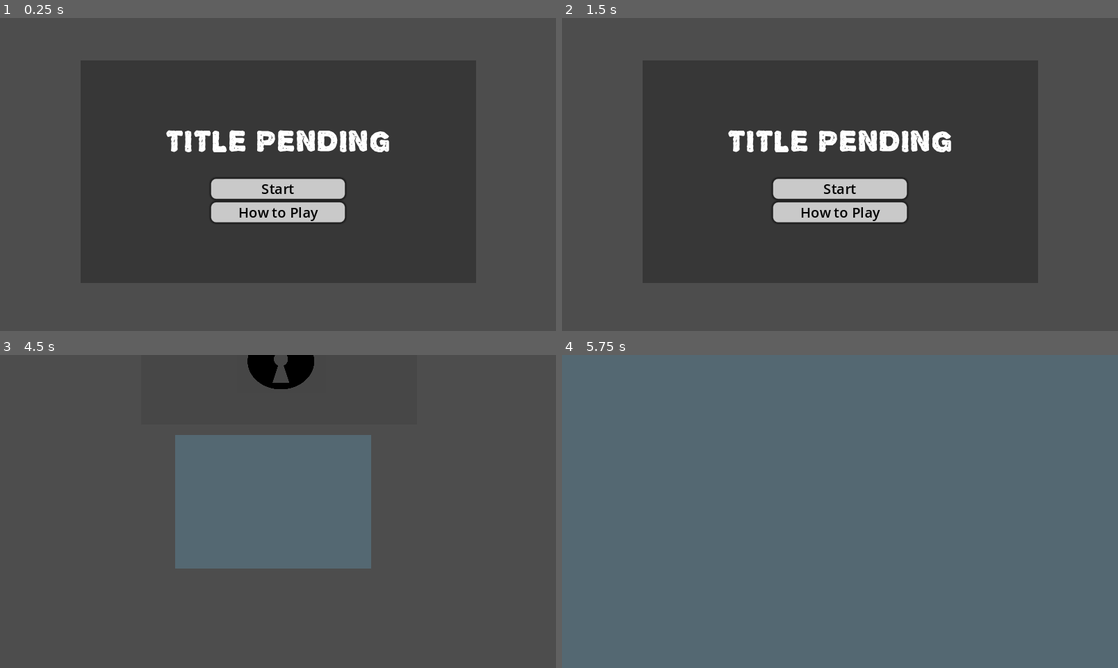
Above: before the commit, frames 1-4 (two rows, left to right).
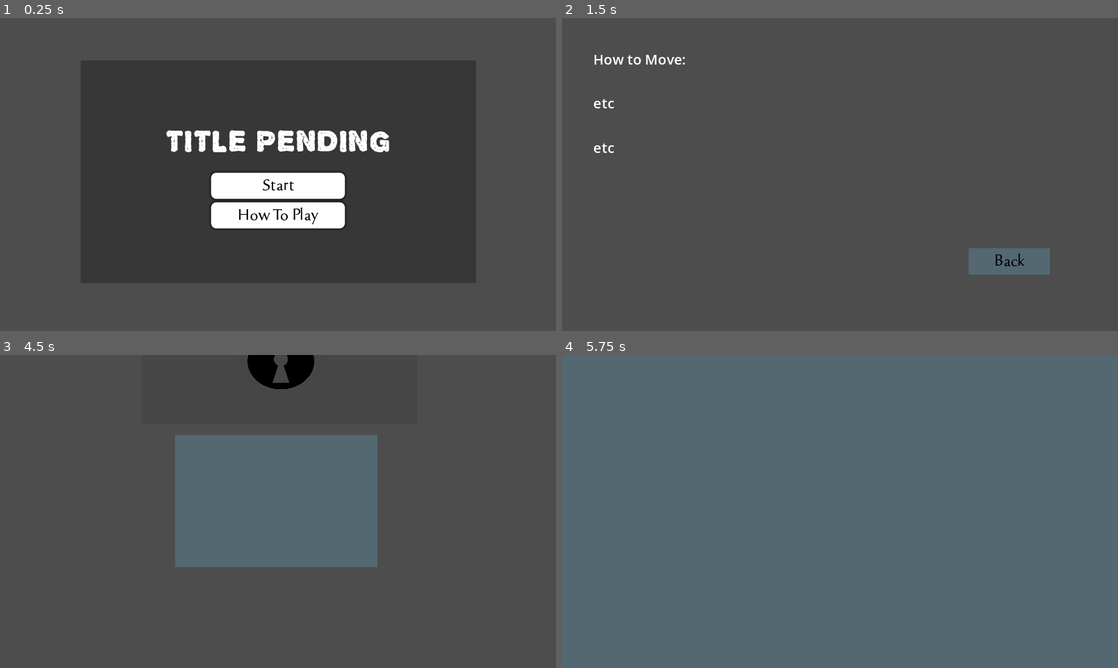
Above: after the commit, the same moments.

Repository: Magnus-Mage/GMTK-2024-Rythm
Game: Godot game, scene res://TitleScreen/menu2.tscn
Same seed, same stepped clock (60 frames per second), same inputs: the game is played once before the commit and once after it. This scene is started directly instead of the project's main scene. Sound files missing from this copy of the repository are replaced by a short silence.
Inputs (mouse positions are in pixels of both pictures, inside the frame that each line leads up to):
- Up to frame 1 (0.25 s): no input
- Up to frame 2 (1.5 s): click "How to Play" (after the commit: "How To Play") at 0.5 s; click "Back" at 1.25 s
- Up to frame 3 (4.5 s): click "Start" at 2 s; click (278, 423) at 2.75 s; click (278, 505) at 3.5 s; click (278, 589) at 4.25 s
- Up to frame 4 (5.75 s): tap Enter at 5 s; move the mouse to (962, 495) at 5.02 s; press the mouse at (962, 495) at 5.03 s; hold D (right) from 5.03 s (still down)

The runs differ from the first frame. In frame 1, 4.0% of the frame differs, in the area x 37-63%, y 49-68%; in frame 2, 7.0%, in the area x 5-88%, y 11-82%; in frame 3, 0.6%; in frame 4, nothing differs.

Commit message:
Polished menu with sounds
also connected it to test_level scene

Diff:
--- a/TitleScreen/how_to.gd
+++ b/TitleScreen/how_to.gd
@@ -1,4 +1,5 @@
 extends Control
 
 func _on_back_pressed():
+	await get_tree().create_timer(0.3).timeout
 	get_tree().change_scene_to_file("res://TitleScreen/menu2.tscn")
--- a/TitleScreen/how_to.tscn
+++ b/TitleScreen/how_to.tscn
@@ -1,32 +1,22 @@
-[gd_scene load_steps=6 format=3 uid="uid://bk7ck3546dx1c"]
+[gd_scene load_steps=7 format=3 uid="uid://bk7ck3546dx1c"]
 
 [ext_resource type="Script" path="res://TitleScreen/how_to.gd" id="1_0g78i"]
+[ext_resource type="PackedScene" uid="uid://b7c7gsdx2rkjm" path="res://Utility/basic_button.tscn" id="2_8x6f2"]
 
-[sub_resource type="StyleBoxFlat" id="StyleBoxFlat_27nvp"]
-bg_color = Color(0.786347, 0.786347, 0.786347, 1)
+[sub_resource type="StyleBoxFlat" id="StyleBoxFlat_il1ek"]
+bg_color = Color(1, 1, 1, 1)
 corner_radius_top_left = 6
 corner_radius_top_right = 6
 corner_radius_bottom_right = 6
 corner_radius_bottom_left = 6
-shadow_size = 3
 
-[sub_resource type="StyleBoxFlat" id="StyleBoxFlat_te5ui"]
-bg_color = Color(0.612982, 0.758165, 0.75829, 1)
-corner_radius_top_left = 6
-corner_radius_top_right = 6
-corner_radius_bottom_right = 6
-corner_radius_bottom_left = 6
-shadow_size = 3
+[sub_resource type="StyleBoxFlat" id="StyleBoxFlat_tpiy5"]
+bg_color = Color(0.384314, 0.623529, 0.737255, 0.337255)
 
-[sub_resource type="StyleBoxFlat" id="StyleBoxFlat_i4ffp"]
-bg_color = Color(0.327374, 0.528877, 0.662333, 1)
-corner_radius_top_left = 6
-corner_radius_top_right = 6
-corner_radius_bottom_right = 6
-corner_radius_bottom_left = 6
-shadow_size = 3
+[sub_resource type="StyleBoxFlat" id="StyleBoxFlat_fcjgu"]
+bg_color = Color(0.258382, 0.450762, 0.788749, 0.627451)
 
-[sub_resource type="StyleBoxEmpty" id="StyleBoxEmpty_5k6fq"]
+[sub_resource type="StyleBoxEmpty" id="StyleBoxEmpty_n58n6"]
 
 [node name="HowTo" type="Control"]
 layout_mode = 3
@@ -47,20 +37,20 @@
 
 etc"
 
-[node name="Back" type="Button" parent="."]
-offset_left = 486.0
-offset_top = 287.0
-offset_right = 578.0
-offset_bottom = 310.0
+[node name="Back" parent="." instance=ExtResource("2_8x6f2")]
+layout_mode = 0
+offset_left = 468.0
+offset_top = 265.0
+offset_right = 562.0
+offset_bottom = 295.0
 theme_override_colors/font_color = Color(0, 0, 0, 1)
 theme_override_colors/font_pressed_color = Color(0, 0, 0, 1)
 theme_override_colors/font_hover_color = Color(0, 0, 0, 1)
 theme_override_colors/font_focus_color = Color(0, 0, 0, 1)
-theme_override_styles/normal = SubResource("StyleBoxFlat_27nvp")
-theme_override_styles/hover = SubResource("StyleBoxFlat_te5ui")
-theme_override_styles/pressed = SubResource("StyleBoxFlat_i4ffp")
-theme_override_styles/focus = SubResource("StyleBoxEmpty_5k6fq")
-text = "Back
-"
+theme_override_styles/normal = SubResource("StyleBoxFlat_il1ek")
+theme_override_styles/hover = SubResource("StyleBoxFlat_tpiy5")
+theme_override_styles/pressed = SubResource("StyleBoxFlat_fcjgu")
+theme_override_styles/focus = SubResource("StyleBoxEmpty_n58n6")
+text = "Back"
 
 [connection signal="pressed" from="Back" to="." method="_on_back_pressed"]
--- a/TitleScreen/level_select.tscn
+++ b/TitleScreen/level_select.tscn
@@ -2,8 +2,9 @@
 
 [ext_resource type="Script" path="res://TitleScreen/level_select.gd" id="1_katoa"]
 [ext_resource type="Texture2D" uid="uid://ch3tvsahqhw4n" path="res://TitleScreen/padlock (1).png" id="1_sf0oy"]
+[ext_resource type="PackedScene" uid="uid://b7c7gsdx2rkjm" path="res://Utility/basic_button.tscn" id="3_vmsmw"]
 
-[sub_resource type="StyleBoxEmpty" id="StyleBoxEmpty_0j33y"]
+[sub_resource type="StyleBoxEmpty" id="StyleBoxEmpty_0jugu"]
 
 [sub_resource type="StyleBoxFlat" id="StyleBoxFlat_7hfsq"]
 bg_color = Color(0.384314, 0.623529, 0.737255, 0.337255)
@@ -11,9 +12,7 @@
 [sub_resource type="StyleBoxFlat" id="StyleBoxFlat_t0102"]
 bg_color = Color(0.258382, 0.450762, 0.788749, 0.627451)
 
-[sub_resource type="StyleBoxEmpty" id="StyleBoxEmpty_cr1po"]
-
-[sub_resource type="StyleBoxEmpty" id="StyleBoxEmpty_w2ljs"]
+[sub_resource type="StyleBoxEmpty" id="StyleBoxEmpty_mud7j"]
 
 [node name="LevelSelect" type="Control"]
 layout_mode = 3
@@ -24,83 +23,66 @@
 grow_vertical = 2
 script = ExtResource("1_katoa")
 
-[node name="ButtonLv3" type="Button" parent="."]
-layout_mode = 1
-anchors_preset = 8
-anchor_left = 0.5
-anchor_top = 0.5
-anchor_right = 0.5
-anchor_bottom = 0.5
-offset_left = -52.0
-offset_top = -142.0
-offset_right = 52.0
-offset_bottom = -58.0
-grow_horizontal = 2
-grow_vertical = 2
-theme_override_styles/normal = SubResource("StyleBoxEmpty_0j33y")
+[node name="ButtonLv3" parent="." instance=ExtResource("3_vmsmw")]
+layout_mode = 0
+offset_left = 269.0
+offset_top = 40.0
+offset_right = 374.0
+offset_bottom = 121.0
+theme_override_styles/normal = SubResource("StyleBoxEmpty_0jugu")
 theme_override_styles/hover = SubResource("StyleBoxFlat_7hfsq")
 theme_override_styles/pressed = SubResource("StyleBoxFlat_t0102")
-theme_override_styles/focus = SubResource("StyleBoxEmpty_cr1po")
+theme_override_styles/focus = SubResource("StyleBoxEmpty_mud7j")
+text = ""
 
 [node name="ColorRect3" type="ColorRect" parent="ButtonLv3"]
 layout_mode = 0
-offset_right = 105.0
-offset_bottom = 84.0
+offset_left = -1.0
+offset_top = -2.0
+offset_right = 104.0
+offset_bottom = 82.0
 color = Color(0.270588, 0.270588, 0.270588, 0.678431)
 
 [node name="Sprite3" type="Sprite2D" parent="ButtonLv3"]
-position = Vector2(54, 41)
+position = Vector2(53, 39)
 scale = Vector2(0.0898438, 0.0898438)
 texture = ExtResource("1_sf0oy")
 
-[node name="ButtonLv2" type="Button" parent="."]
-layout_mode = 1
-anchors_preset = 8
-anchor_left = 0.5
-anchor_top = 0.5
-anchor_right = 0.5
-anchor_bottom = 0.5
-offset_left = -82.0
-offset_top = -54.0
-offset_right = 86.0
-offset_bottom = 43.0
-grow_horizontal = 2
-grow_vertical = 2
-theme_override_styles/normal = SubResource("StyleBoxEmpty_w2ljs")
+[node name="ButtonLv2" parent="." instance=ExtResource("3_vmsmw")]
+layout_mode = 0
+offset_left = 236.0
+offset_top = 125.0
+offset_right = 408.0
+offset_bottom = 223.0
+theme_override_styles/normal = SubResource("StyleBoxEmpty_0jugu")
 theme_override_styles/hover = SubResource("StyleBoxFlat_7hfsq")
 theme_override_styles/pressed = SubResource("StyleBoxFlat_t0102")
-theme_override_styles/focus = SubResource("StyleBoxEmpty_cr1po")
+theme_override_styles/focus = SubResource("StyleBoxEmpty_mud7j")
+text = ""
 
 [node name="ColorRect2" type="ColorRect" parent="ButtonLv2"]
 layout_mode = 0
-offset_left = 1.0
-offset_top = -1.0
-offset_right = 170.0
-offset_bottom = 97.0
+offset_left = 3.0
+offset_right = 172.0
+offset_bottom = 98.0
 color = Color(0.270588, 0.270588, 0.270588, 0.678431)
 
 [node name="Sprite2" type="Sprite2D" parent="ButtonLv2"]
-position = Vector2(87, 50)
+position = Vector2(89, 51)
 scale = Vector2(0.106445, 0.106445)
 texture = ExtResource("1_sf0oy")
 
-[node name="ButtonLv1" type="Button" parent="."]
-layout_mode = 1
-anchors_preset = 8
-anchor_left = 0.5
-anchor_top = 0.5
-anchor_right = 0.5
-anchor_bottom = 0.5
-offset_left = -60.0
-offset_top = 49.0
-offset_right = 60.0
-offset_bottom = 131.0
-grow_horizontal = 2
-grow_vertical = 2
-theme_override_styles/normal = SubResource("StyleBoxEmpty_0j33y")
+[node name="ButtonLv1" parent="." instance=ExtResource("3_vmsmw")]
+layout_mode = 0
+offset_left = 260.0
+offset_top = 229.0
+offset_right = 384.0
+offset_bottom = 310.0
+theme_override_styles/normal = SubResource("StyleBoxEmpty_0jugu")
 theme_override_styles/hover = SubResource("StyleBoxFlat_7hfsq")
 theme_override_styles/pressed = SubResource("StyleBoxFlat_t0102")
-theme_override_styles/focus = SubResource("StyleBoxEmpty_cr1po")
+theme_override_styles/focus = SubResource("StyleBoxEmpty_mud7j")
+text = ""
 
 [node name="Camera2D" type="Camera2D" parent="."]
 position = Vector2(320, 180)
--- a/TitleScreen/menu2.gd
+++ b/TitleScreen/menu2.gd
@@ -1,8 +1,10 @@
 extends Control
 
 
-func _on_start_pressed():
+func _on_start_button_pressed():
+	await get_tree().create_timer(0.3).timeout
 	get_tree().change_scene_to_file("res://TitleScreen/level_select.tscn")
 
-func _on_how_to_pressed():
+func _on_how_to_button_pressed():
+	await get_tree().create_timer(0.3).timeout
 	get_tree().change_scene_to_file("res://TitleScreen/how_to.tscn")
--- a/TitleScreen/menu2.tscn
+++ b/TitleScreen/menu2.tscn
@@ -2,34 +2,33 @@
 
 [ext_resource type="Script" path="res://TitleScreen/menu2.gd" id="1_iwgpf"]
 [ext_resource type="FontFile" uid="uid://f1haaf8c2qbb" path="res://Font/alpha_echo.ttf" id="1_o4u6e"]
+[ext_resource type="PackedScene" uid="uid://b7c7gsdx2rkjm" path="res://Utility/basic_button.tscn" id="2_ilsx0"]
 
-[sub_resource type="StyleBoxFlat" id="StyleBoxFlat_87rpw"]
-bg_color = Color(0.786347, 0.786347, 0.786347, 1)
+[sub_resource type="StyleBoxFlat" id="StyleBoxFlat_qec6h"]
+bg_color = Color(1, 1, 1, 1)
 corner_radius_top_left = 6
 corner_radius_top_right = 6
 corner_radius_bottom_right = 6
 corner_radius_bottom_left = 6
 shadow_size = 3
 
-[sub_resource type="StyleBoxFlat" id="StyleBoxFlat_ot6un"]
-bg_color = Color(0.612982, 0.758165, 0.75829, 1)
+[sub_resource type="StyleBoxFlat" id="StyleBoxFlat_y01aw"]
+bg_color = Color(0.765294, 0.988113, 0.972175, 0.607843)
 corner_radius_top_left = 6
 corner_radius_top_right = 6
 corner_radius_bottom_right = 6
 corner_radius_bottom_left = 6
 shadow_size = 3
 
-[sub_resource type="StyleBoxFlat" id="StyleBoxFlat_ay724"]
-bg_color = Color(0.327374, 0.528877, 0.662333, 1)
+[sub_resource type="StyleBoxFlat" id="StyleBoxFlat_x3o4v"]
+bg_color = Color(0.415686, 0.607843, 1, 0.686275)
 corner_radius_top_left = 6
 corner_radius_top_right = 6
 corner_radius_bottom_right = 6
 corner_radius_bottom_left = 6
 shadow_size = 3
 
-[sub_resource type="StyleBoxEmpty" id="StyleBoxEmpty_tlb82"]
-
-[sub_resource type="StyleBoxEmpty" id="StyleBoxEmpty_y74kx"]
+[sub_resource type="StyleBoxEmpty" id="StyleBoxEmpty_x7flu"]
 
 [node name="Control" type="Control"]
 layout_mode = 3
@@ -69,30 +68,29 @@
 grow_horizontal = 2
 grow_vertical = 2
 
-[node name="StartButton" type="Button" parent="VBoxContainer"]
+[node name="StartButton" parent="VBoxContainer" instance=ExtResource("2_ilsx0")]
 layout_mode = 2
 theme_override_colors/font_color = Color(0, 0, 0, 1)
 theme_override_colors/font_pressed_color = Color(0, 0, 0, 1)
 theme_override_colors/font_hover_color = Color(0, 0, 0, 1)
 theme_override_colors/font_focus_color = Color(0, 0, 0, 1)
-theme_override_font_sizes/font_size = 0
-theme_override_styles/normal = SubResource("StyleBoxFlat_87rpw")
-theme_override_styles/hover = SubResource("StyleBoxFlat_ot6un")
-theme_override_styles/pressed = SubResource("StyleBoxFlat_ay724")
-theme_override_styles/focus = SubResource("StyleBoxEmpty_tlb82")
+theme_override_styles/normal = SubResource("StyleBoxFlat_qec6h")
+theme_override_styles/hover = SubResource("StyleBoxFlat_y01aw")
+theme_override_styles/pressed = SubResource("StyleBoxFlat_x3o4v")
+theme_override_styles/focus = SubResource("StyleBoxEmpty_x7flu")
 text = "Start"
 
-[node name="HowToButton" type="Button" parent="VBoxContainer"]
+[node name="HowToButton" parent="VBoxContainer" instance=ExtResource("2_ilsx0")]
 layout_mode = 2
 theme_override_colors/font_color = Color(0, 0, 0, 1)
 theme_override_colors/font_pressed_color = Color(0, 0, 0, 1)
 theme_override_colors/font_hover_color = Color(0, 0, 0, 1)
 theme_override_colors/font_focus_color = Color(0, 0, 0, 1)
-theme_override_styles/normal = SubResource("StyleBoxFlat_87rpw")
-theme_override_styles/hover = SubResource("StyleBoxFlat_ot6un")
-theme_override_styles/pressed = SubResource("StyleBoxFlat_ay724")
-theme_override_styles/focus = SubResource("StyleBoxEmpty_y74kx")
-text = "How to Play"
+theme_override_styles/normal = SubResource("StyleBoxFlat_qec6h")
+theme_override_styles/hover = SubResource("StyleBoxFlat_y01aw")
+theme_override_styles/pressed = SubResource("StyleBoxFlat_x3o4v")
+theme_override_styles/focus = SubResource("StyleBoxEmpty_x7flu")
+text = "How To Play"
 
 [node name="Label" type="Label" parent="."]
 layout_mode = 1
@@ -111,5 +109,5 @@
 theme_override_font_sizes/font_size = 37
 text = "TITLE PENDING"
 
-[connection signal="pressed" from="VBoxContainer/StartButton" to="." method="_on_start_pressed"]
-[connection signal="pressed" from="VBoxContainer/HowToButton" to="." method="_on_how_to_pressed"]
+[connection signal="pressed" from="VBoxContainer/StartButton" to="." method="_on_start_button_pressed"]
+[connection signal="pressed" from="VBoxContainer/HowToButton" to="." method="_on_how_to_button_pressed"]
